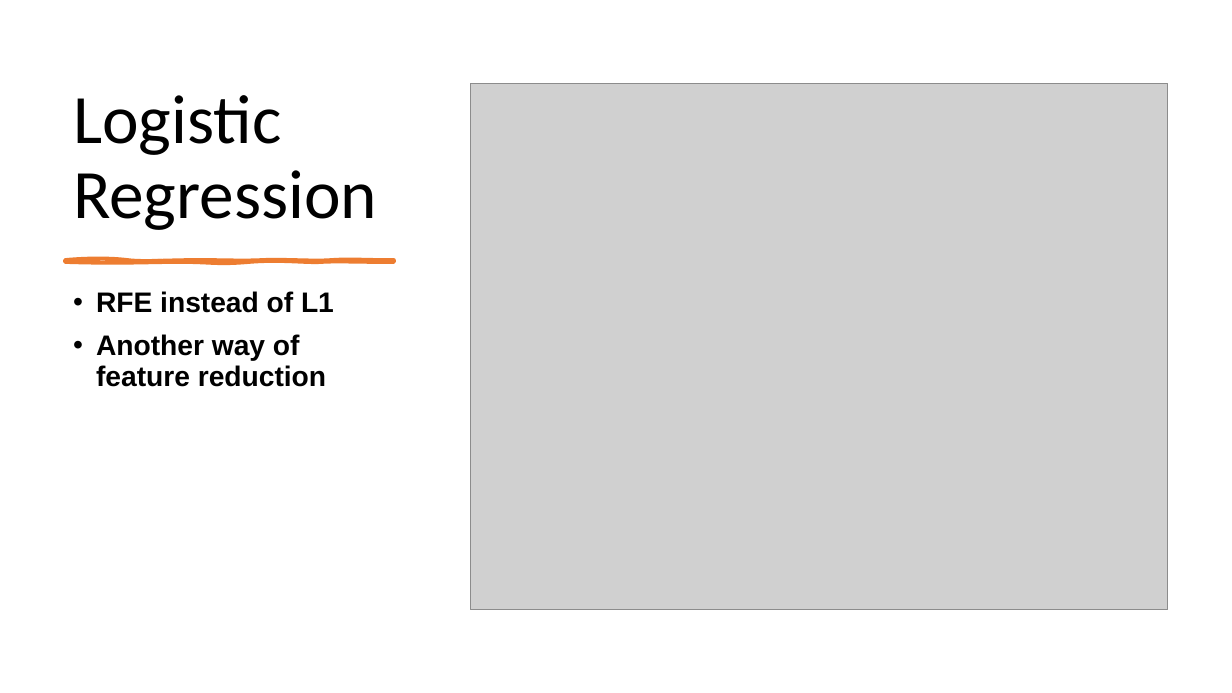
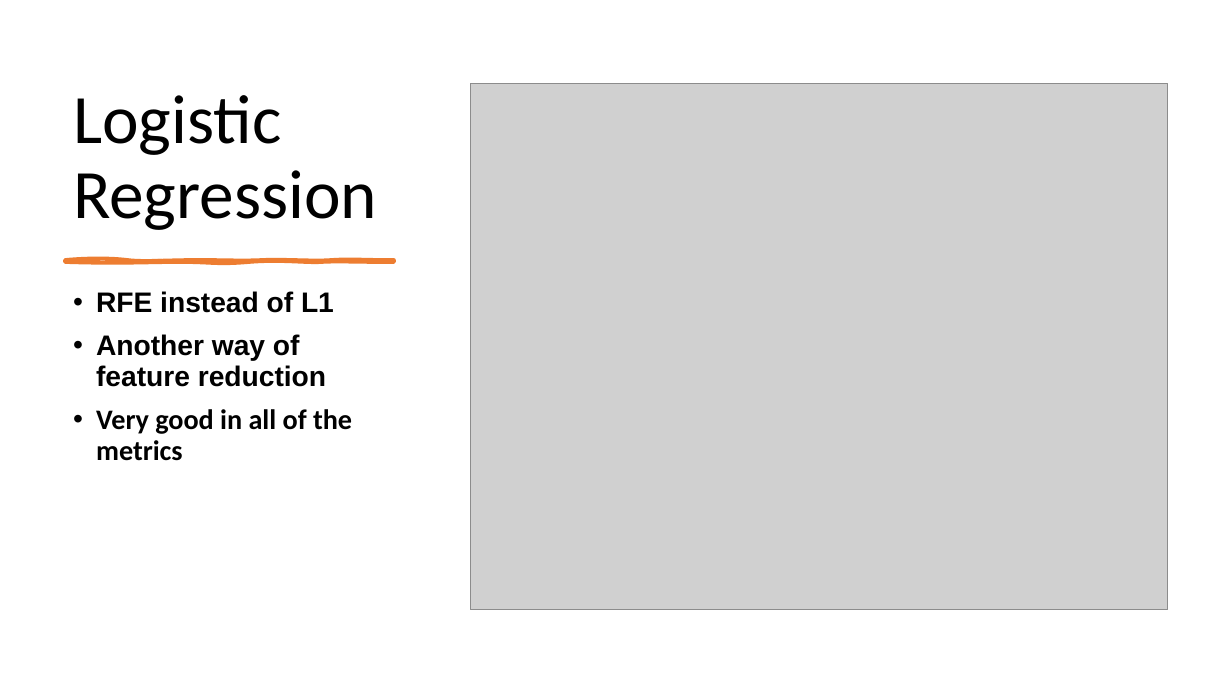
Before and after one commit to Zeruuuuu/ML-implementation, a slide deck: slide 8 of week 13 Final Code and Presentation/Presentation3.pptx. Drawn at 1232x693 pixels with LibreOffice and Linux fonts; fonts in the diff are those of the drawing; grey boxes stand for pictures. Boxes give left, top, right and bottom in pixels: in the first picture for what was removed or moved away, otherwise in the second. Text is boxed around its words. In the diff, an @@ line names an element or a change of style, - is before the commit and + after.

```diff
--- a/week 13 Final Code and Presentation/Presentation3.pptx
+++ b/week 13 Final Code and Presentation/Presentation3.pptx
@@ text at (96, 409, 352, 461): paragraph added @@
+• Very good in all of the metrics
```
Also in this commit, not shown: 7 other slides changed, 2 other files.
